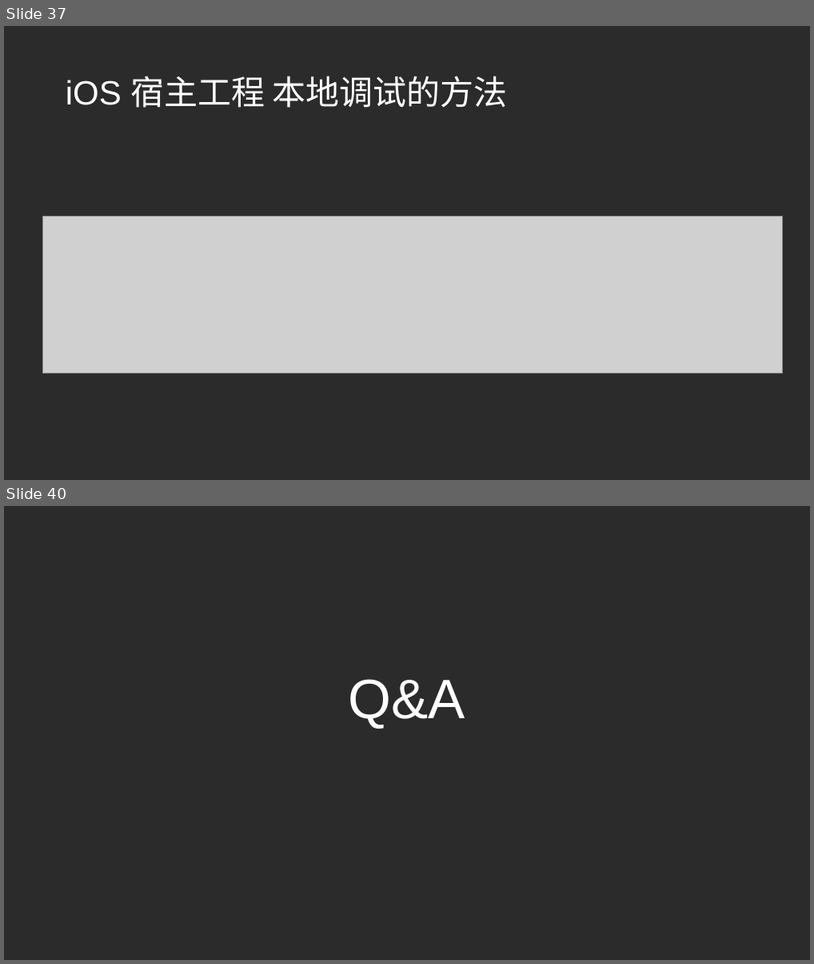
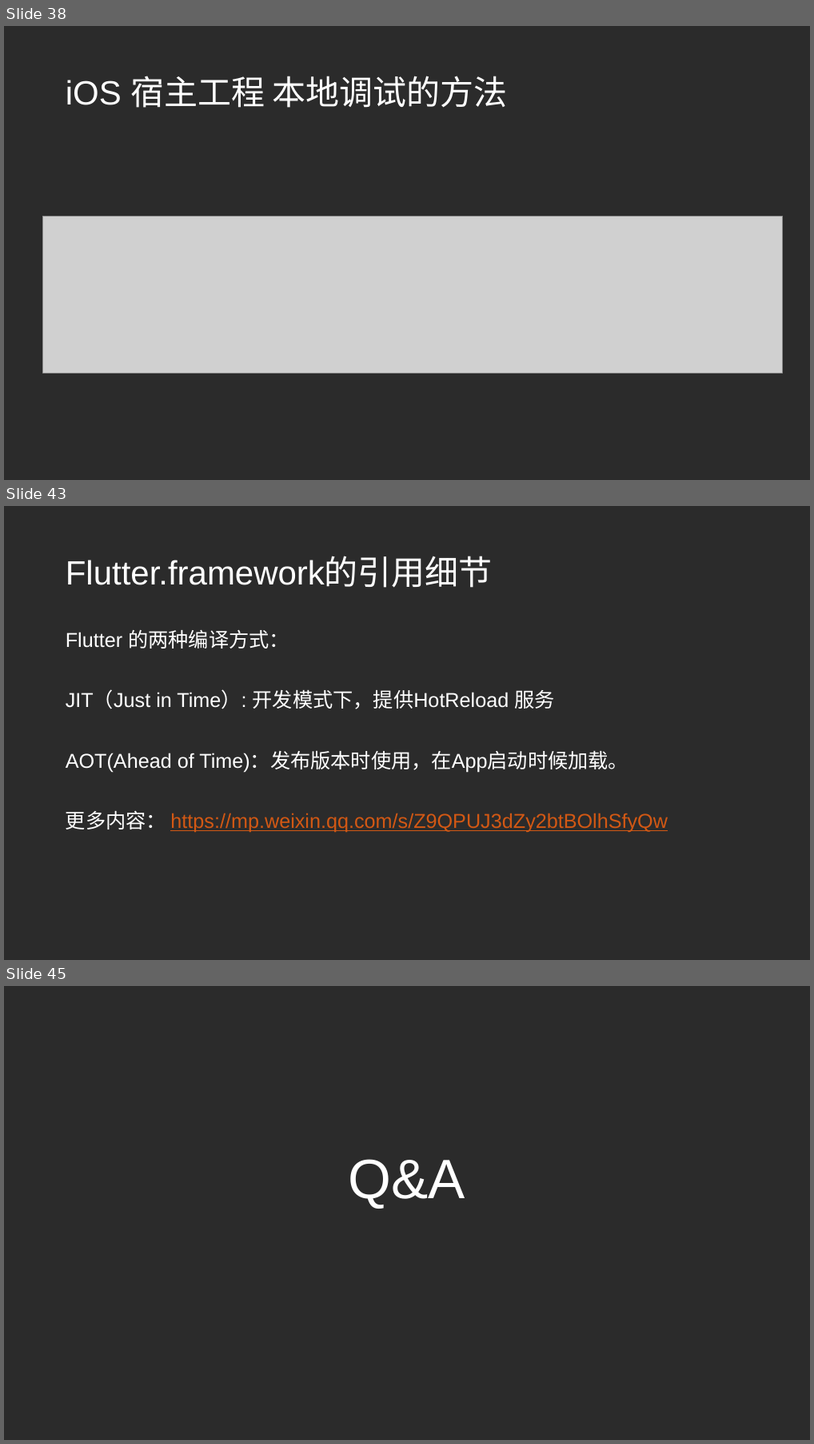
Before and after one commit to taojigu/TechDocs, a slide deck: flutter/iOSFlutterIntegrated.pptx. Shown one above the other, each under a label of ours: slides 37 and 40 before the commit, slides 38, 43 and 45 after it; the slides between them are not shown. The pictures are 814x964 and 814x1444 pixels, drawn with LibreOffice and Linux fonts; fonts in the diff are those of the drawing; grey boxes stand for pictures; background and template pictures are left out; a plain dark background stands for a picture behind light text. Boxes give left, top, right and bottom in pixels: in the first picture for what was removed or moved away, otherwise in the second. Text is boxed around its words. In the diff, an @@ line names an element or a change of style, - is before the commit and + after.

Commit message:
初步版本完成

```diff
--- a/flutter/iOSFlutterIntegrated.pptx
+++ b/flutter/iOSFlutterIntegrated.pptx
@@ slide 43 added at bbox=[4, 506, 810, 960], background picture (left out) @@
@@ title added at bbox=[66, 558, 493, 588], 40 pt, text #FFFFFF @@
+Flutter.framework的引用细节
@@ text added at bbox=[66, 630, 668, 832], 24 pt, text #FFFFFF @@
+Flutter 的两种编译方式：
+JIT（Just in Time）: 开发模式下，提供HotReload 服务
+AOT(Ahead of Time)：发布版本时使用，在App启动时候加载。
+更多内容： https://mp.weixin.qq.com/s/Z9QPUJ3dZy2btBOlhSfyQw
@@ what was slide 37 is now slide 38 @@
@@ what was slide 40 is now slide 45 @@
```
Also in this commit, not shown: 2 slides changed, 5 other slides added, 1 slide removed.
